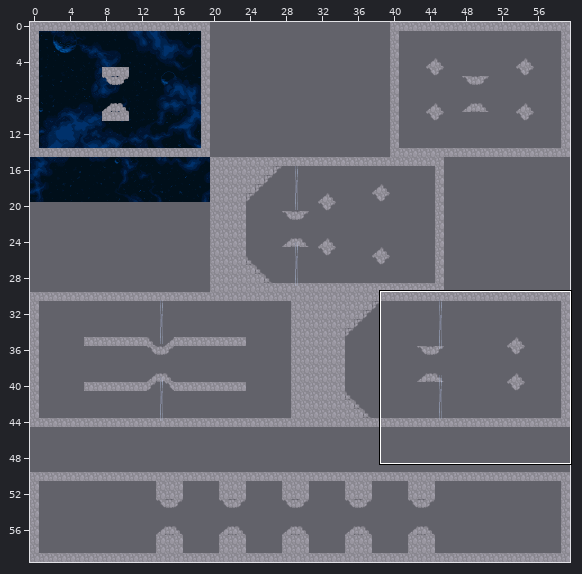
Level history. Tiled map (JSON): core/assets/Oliver_world4_level4.tmj. Above, an overview of the earlier version with the close-up marked.
Close-up. First the earlier version:
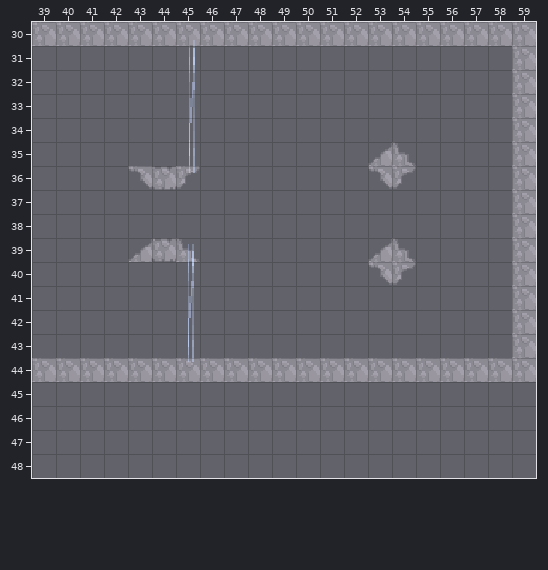
Cells are 16x16 px. Shown: x 39..59, y 30..48. The commit also changed other parts of the map, which this record leaves out.
Now the later version:
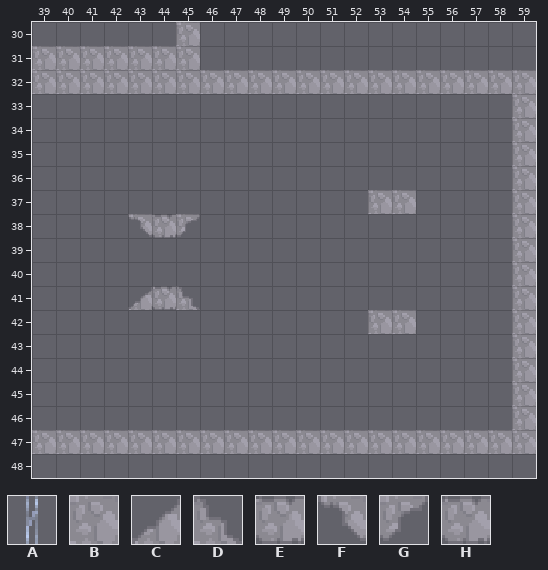
Key: from "space-tiles": A 110; from "tileset": B 17 "GameObject", C 66 "GameObject", D 67 "GameObject", E 70 "GameObject", F 82 "GameObject", G 83 "GameObject", H 102 "GameObject".
_ is an empty cell, . an unchanged one.
Objects are placed by their top-left corner, in cells (3,4 is the top-left corner of cell 3,4); size is 1x1 cell unless given.
The edit:
--- layer "Tile Layer 1"
@@ x 39..59 @@
-30 BBBBBB.BBBBBBBBBBBBBB
-31 _______.............B
-32 ____________________.
+30 ______.______________
+31 BBBBBBB............._
+32 BBBBBBBBBBBBBBBBBBBB.
@@ x 43..54 @@
-35 ..........CD
-36 FEG.......FG
-37 ..........__
-38 ___.........
-39 CHD.......CD
-40 ..........FG
-41 ___.........
-42 ..........__
+35 ..........__
+36 ___.......__
+37 ..........BB
+38 FEG.........
+39 ___.......__
+40 ..........__
+41 CHD.........
+42 ..........BB
@@ x 39..59 @@
-44 BBBBBBBBBBBBBBBBBBBB.
-45 ...................._
-46 ...................._
-47 _____________________
+44 ____________________.
+45 ....................B
+46 ....................B
+47 BBBBBBBBBBBBBBBBBBBBB
--- layer "Object Layer 1"
-A at 45.2,30.8 size 1x5.6
-A at 45.1,39.2 size 1x4.9
Where, in picture pixels (left, top, right, bottom), the same in both close-ups:
changed: (32, 22, 536, 214)
changed: (32, 214, 536, 454)
